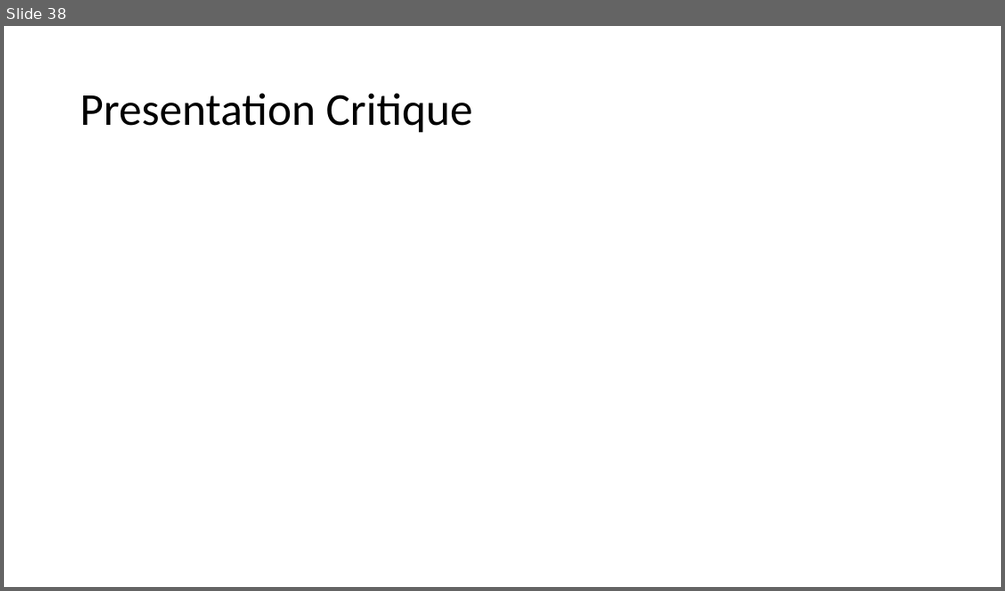
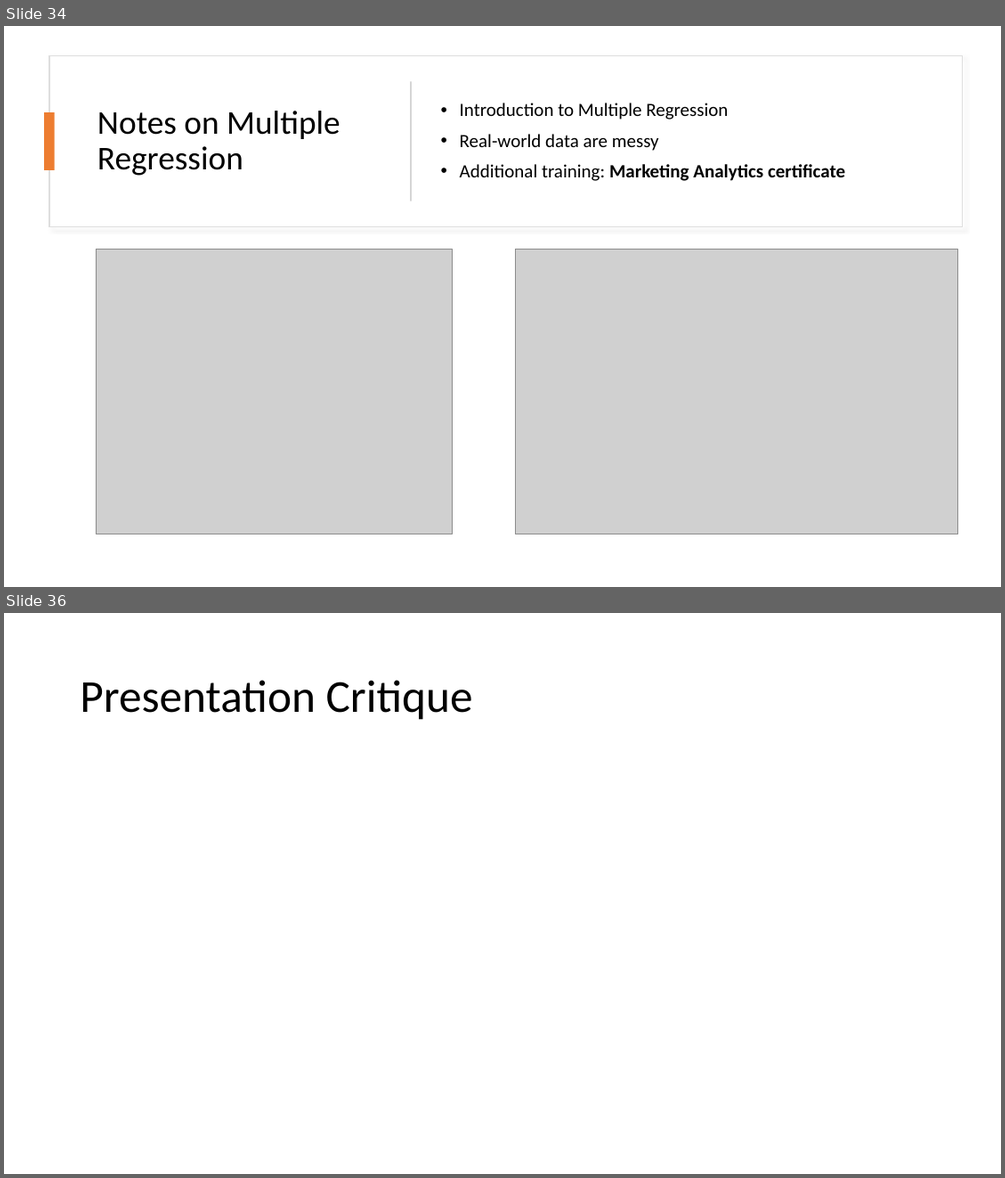
Before and after one commit to mikenguyen13/mar4050, a slide deck: lectures/12/2_Analysis and Interpretation Multiple Variables Simultaneously.pptx. Shown one above the other, each under a label of ours: slide 38 before the commit, slides 34 and 36 after it; the slides between them are not shown. The pictures are 1005x591 and 1005x1178 pixels, drawn with LibreOffice and Linux fonts; fonts in the diff are those of the drawing; grey boxes stand for pictures. Boxes give left, top, right and bottom in pixels: in the first picture for what was removed or moved away, otherwise in the second. Text is boxed around its words. In the diff, an @@ line names an element or a change of style, - is before the commit and + after.

```diff
--- a/lectures/12/2_Analysis and Interpretation Multiple Variables Simultaneously.pptx
+++ b/lectures/12/2_Analysis and Interpretation Multiple Variables Simultaneously.pptx
@@ slide 34 added at <box>4,26,1001,587</box>, background #FFFFFF @@
@@ rectangle added at <box>49,56,963,226</box>, fill #FFFFFF, outline #DEDEDE 1 pt @@
@@ rectangle added at <box>410,81,412,201</box>, fill #D5D5D5 @@
@@ text added at <box>460,103,845,181</box>, 18 pt, text #000000 @@
+• Introduction to Multiple Regression
+• Real-world data are messy
+• Additional training: Marketing Analytics certificate
@@ rectangle added at <box>44,112,55,170</box>, fill #ED7D31 @@
@@ title added at <box>97,111,340,176</box>, 32 pt, text #000000 @@
+Notes on Multiple Regression
@@ picture added at <box>96,248,452,534</box> @@
@@ picture added at <box>516,248,958,534</box> @@
@@ what was slide 38 is now slide 36 @@
```
Also in this commit, not shown: 3 slides changed, 3 other slides added, 6 slides removed, 5 other files.
